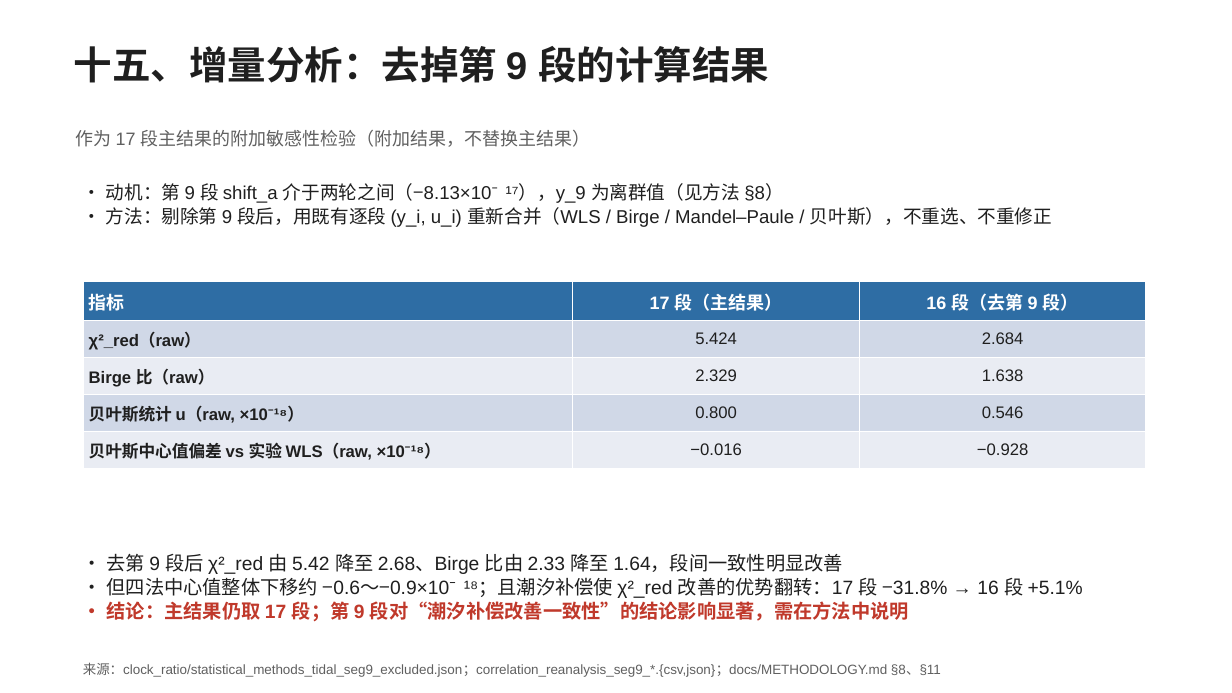
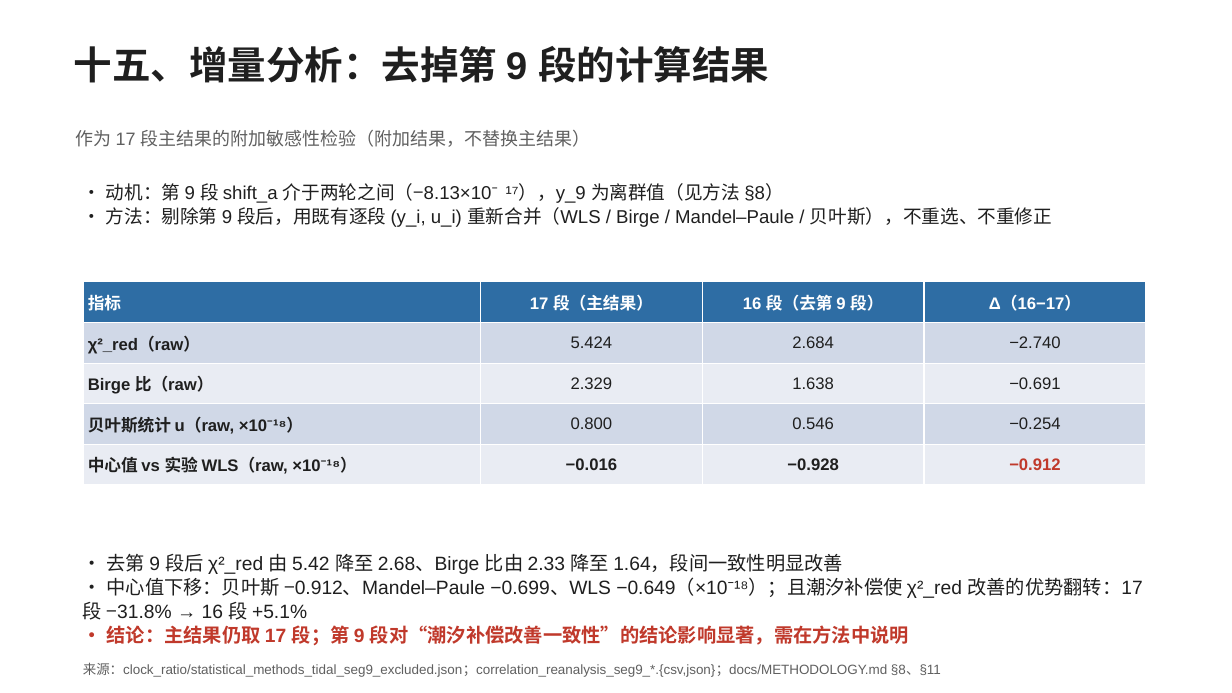
Before and after one commit to hjiang555-a11y/gravitation-whsh, a slide deck: slide 19 of docs/实验情况介绍.pptx. Drawn at 1232x693 pixels with LibreOffice and Linux fonts; fonts in the diff are those of the drawing. Boxes give left, top, right and bottom in pixels: in the first picture for what was removed or moved away, otherwise in the second. Text is boxed around its words. In the diff, an @@ line names an element or a change of style, - is before the commit and + after.

Commit message:
实验情况介绍.pptx: state explicit centre-value shift on segment-9 slide
- Add Delta column to the comparison table and a dedicated centre-value row
  (vs experiment WLS, raw): Bayesian -0.016 -> -0.928, i.e. -0.912e-18
- Takeaway now lists the centre shifts for all methods:
  Bayesian -0.912, Mandel-Paule -0.699, WLS -0.649 (1e-18)

```diff
--- a/docs/实验情况介绍.pptx
+++ b/docs/实验情况介绍.pptx
@@ table at (83,282,1146,485) @@
-column 1, row 5: 贝叶斯中心值偏差 vs 实验 WLS（raw, ×10⁻¹⁸）
+column 1, row 5: 中心值 vs 实验 WLS（raw, ×10⁻¹⁸）
+column 4: Δ（16−17） | −2.740 | −0.691 | −0.254 | −0.912
@@ text at (83,577,1142,620): text changed @@
-• 但四法中心值整体下移约 −0.6～−0.9×10⁻¹⁸；且潮汐补偿使 χ²_red 改善的优势翻转：17 段 −31.8% → 16 段 +5.1%
+• 中心值下移：贝叶斯 −0.912、Mandel–Paule −0.699、WLS −0.649（×10⁻¹⁸）；且潮汐补偿使 χ²_red 改善的优势翻转：17 段 −31.8% → 16 段 +5.1%
```
